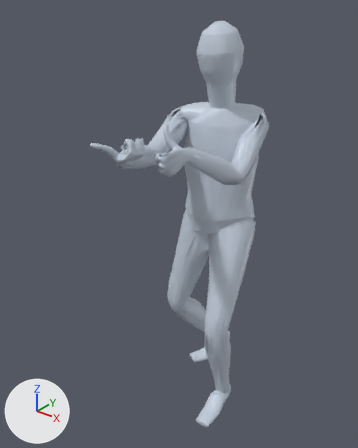
Two versions of the glTF model app/assets/anims/Base/unarmed_attack_2.glb, one commit apart.
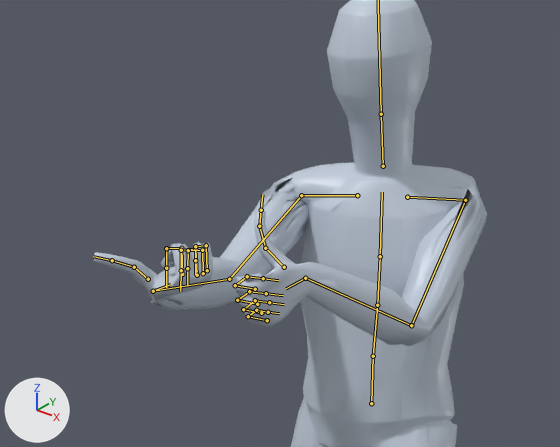
Each version is shown whole from a 50 mm lens placed at (1.094, -1.706, 1.856), pointed at (-0.065, -0.257, 0.958), then close up on the part from 13% to 85% of the width and 6% to 52% of the height. Every picture has the same lights, and +X, +Y and +Z are marked at lower left. The first two pictures are the older version. Both versions are drawn at frame 7 of the action 'Animation'; the numbers are the values there. The bones that change, and the others that lie on the model, are drawn over the model as lines in the close-ups.

The first close-up shows 'Body_human_male'.
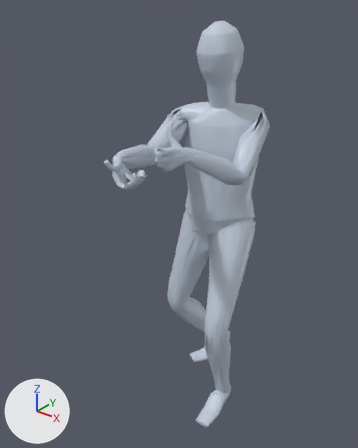
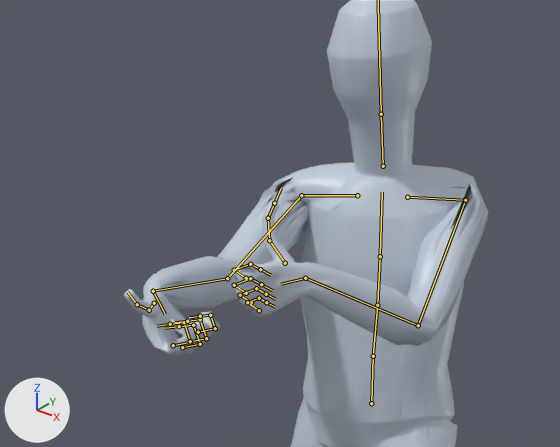
Boxes [x1, y1, x2, y2] around the edits, measured in the close-ups (560 x 447 px):
```json
{"object": "Body_human_male", "change": "posed", "before": [93, 0, 487, 447], "after": [124, 0, 488, 447]}
{"bone": "mixamorig:LeftArm", "before": "(465, 200) to (411, 325)", "after": "(465, 200) to (418, 325)"}
{"bone": "mixamorig:LeftHand", "before": "(305, 278) to (286, 288)", "after": "(305, 278) to (281, 284)"}
{"bone": "mixamorig:RightHand", "before": "(153, 291) to (170, 284)", "after": "(153, 291) to (165, 314)"}
```

The change, as JSON lines over the scene's bpy script:
```json
{"block": "bone_mixamorig_leftarm", "where": "bone_mixamorig_leftarm = bpy.data.objects['Armature'].pose.bones['mixamorig:LeftArm']  # child of 'mixamorig:LeftShoulder'"}
{"op": "set", "path": "bone_mixamorig_leftarm.rotation_quaternion", "old": "(0.584, -0.597, -0.109, -0.54)", "new": "(0.602, -0.562, -0.102, -0.558)", "note": "degrees (-65, -50, -52) -> degrees (-58, -49, -57)"}
{"block": "bone_mixamorig_lefthand", "where": "bone_mixamorig_lefthand = bpy.data.objects['Armature'].pose.bones['mixamorig:LeftHand']  # child of 'mixamorig:LeftForeArm'"}
{"op": "set", "path": "bone_mixamorig_lefthand.rotation_quaternion", "old": "(0.917, -0.062, -0.157, 0.361)", "new": "(0.878, -0.252, -0.272, 0.302)", "note": "degrees (-14, -14, 45) -> degrees (-40, -19, 45)"}
{"block": "bone_mixamorig_righthand", "where": "bone_mixamorig_righthand = bpy.data.objects['Armature'].pose.bones['mixamorig:RightHand']  # child of 'mixamorig:RightForeArm'"}
{"op": "set", "path": "bone_mixamorig_righthand.rotation_quaternion", "old": "(0.377, -0.516, 0.72, -0.27)", "new": "(0.602, -0.198, 0.434, -0.641)", "note": "degrees (-126, 15, -101) -> degrees (-55, 16, -102)"}
```
